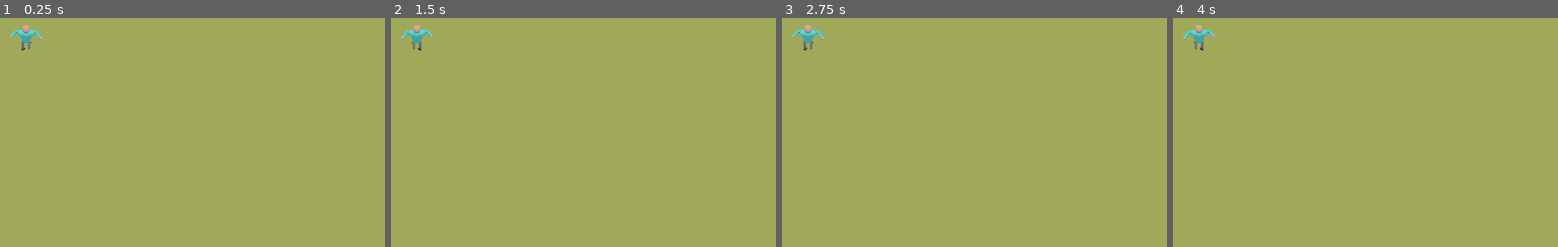
Above: before the commit, frames 1-4 (left to right).
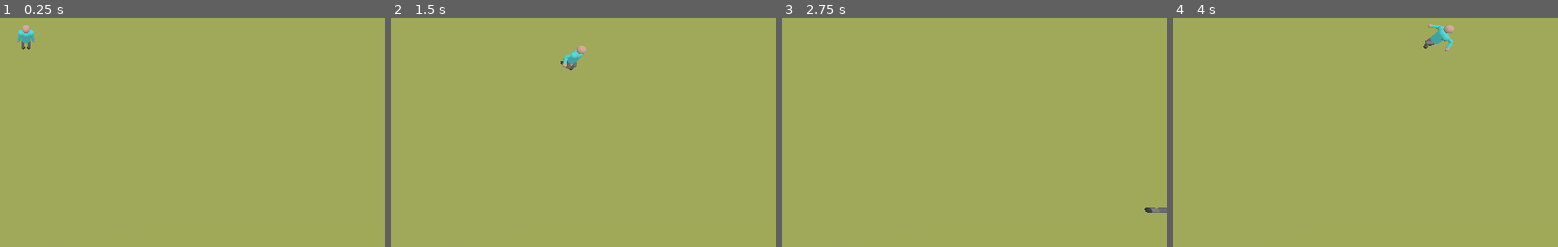
Above: after the commit, the same moments.

Repository: ogilliland/football-game
Game: Godot game, scene res://scenes/game.tscn
Same seed, same stepped clock (60 frames per second), same inputs: the game is played once before the commit and once after it.
Inputs:
- Up to frame 1 (0.25 s): no input
- Up to frame 2 (1.5 s): tap Enter at 0.5 s; hold D (move_right, bound only after the commit) 0.53-1.28 s; hold S (move_down, bound only after the commit) from 1.28 s (still down)
- Up to frame 3 (2.75 s): release S (move_down, bound only after the commit) at 2.03 s; hold D (move_right, bound only after the commit) from 2.03 s (still down)
- Up to frame 4 (4 s): release D (move_right, bound only after the commit) at 2.78 s; hold W (move_up, bound only after the commit) 2.78-3.53 s; hold A (move_left, bound only after the commit) from 3.53 s (still down)

The runs differ from the first frame. In frame 1, 0.1% of the frame differs, in the area x 2-11%, y 5-15%; in frame 2, 0.7%; in frame 3, 0.5%; in frame 4, 0.8%, in the area x 2-74%, y 2-15%.

Commit message:
Add character controller

Diff:
--- a/project.godot
+++ b/project.godot
@@ -22,6 +22,29 @@
 
 theme/use_hidpi=true
 
+[input]
+
+move_up={
+"deadzone": 0.5,
+"events": [ Object(InputEventKey,"resource_local_to_scene":false,"resource_name":"","device":0,"alt":false,"shift":false,"control":false,"meta":false,"command":false,"pressed":false,"scancode":87,"physical_scancode":0,"unicode":0,"echo":false,"script":null)
+ ]
+}
+move_down={
+"deadzone": 0.5,
+"events": [ Object(InputEventKey,"resource_local_to_scene":false,"resource_name":"","device":0,"alt":false,"shift":false,"control":false,"meta":false,"command":false,"pressed":false,"scancode":83,"physical_scancode":0,"unicode":0,"echo":false,"script":null)
+ ]
+}
+move_left={
+"deadzone": 0.5,
+"events": [ Object(InputEventKey,"resource_local_to_scene":false,"resource_name":"","device":0,"alt":false,"shift":false,"control":false,"meta":false,"command":false,"pressed":false,"scancode":65,"physical_scancode":0,"unicode":0,"echo":false,"script":null)
+ ]
+}
+move_right={
+"deadzone": 0.5,
+"events": [ Object(InputEventKey,"resource_local_to_scene":false,"resource_name":"","device":0,"alt":false,"shift":false,"control":false,"meta":false,"command":false,"pressed":false,"scancode":68,"physical_scancode":0,"unicode":0,"echo":false,"script":null)
+ ]
+}
+
 [physics]
 
 common/enable_pause_aware_picking=true
--- a/scenes/character.tscn
+++ b/scenes/character.tscn
@@ -7,6 +7,12 @@
 [ext_resource path="res://animations/raise_arms.tres" type="Animation" id=5]
 [ext_resource path="res://animations/run.tres" type="Animation" id=6]
 [ext_resource path="res://animations/walk.tres" type="Animation" id=7]
+[ext_resource path="res://scripts/character.gd" type="Script" id=8]
+[ext_resource path="res://scripts/character_animation.gd" type="Script" id=9]
+
+[sub_resource type="CapsuleShape" id=32]
+radius = 0.25
+height = 0.75
 
 [sub_resource type="CapsuleMesh" id=5]
 radius = 0.125
@@ -137,7 +143,7 @@
 [sub_resource type="AnimationNodeTimeScale" id=22]
 
 [sub_resource type="AnimationNodeBlendTree" id=14]
-graph_offset = Vector2( -368.943, 50.8877 )
+graph_offset = Vector2( -261.815, 138.038 )
 nodes/blend_arms/node = SubResource( 23 )
 nodes/blend_arms/position = Vector2( 90, 530 )
 nodes/blend_move/node = SubResource( 31 )
@@ -153,7 +159,12 @@
 nodes/time_scale/position = Vector2( 90, 300 )
 node_connections = [ "time_scale", 0, "blend_move", "output", 0, "combine", "combine", 0, "time_scale", "combine", 1, "blend_arms", "blend_arms", 0, "lower_arms", "blend_arms", 1, "raise_arms" ]
 
-[node name="Character" type="Spatial"]
+[node name="Character" type="KinematicBody"]
+script = ExtResource( 8 )
+
+[node name="CollisionShape" type="CollisionShape" parent="."]
+transform = Transform( 1, 0, 0, 0, -4.37114e-08, 1, 0, -1, -4.37114e-08, 0, 0.625, 0 )
+shape = SubResource( 32 )
 
 [node name="Body" type="Spatial" parent="."]
 
@@ -229,7 +240,8 @@
 tree_root = SubResource( 14 )
 anim_player = NodePath("../AnimationPlayer")
 active = true
-parameters/blend_arms/blend_amount = 1.0
-parameters/blend_move/blend_position = 1.0
+parameters/blend_arms/blend_amount = 0.0
+parameters/blend_move/blend_position = -1.0
 parameters/combine/add_amount = 1.0
-parameters/time_scale/scale = 4.0
+parameters/time_scale/scale = 1.0
+script = ExtResource( 9 )
--- /dev/null
+++ b/scripts/character.gd
@@ -0,0 +1,40 @@
+extends KinematicBody
+
+# Constants are defined as accelerations (in m/s^2)
+const ACCEL: float = 60.0
+const FRICTION: float = 8.0
+
+onready var animation_tree = $AnimationTree
+
+var velocity: Vector3
+
+func _physics_process(delta: float) -> void:
+	var direction := Vector3(
+	Input.get_action_strength("move_right") - Input.get_action_strength("move_left"),
+	0,
+	Input.get_action_strength("move_down") - Input.get_action_strength("move_up")
+	).normalized()
+
+	velocity += direction * ACCEL * delta
+	velocity -= velocity * FRICTION * delta
+
+	velocity = move_and_slide(velocity, Vector3.UP)
+	animation_tree.update(velocity.length() / 6.5)
+
+	# Rotate character to face velocity direction
+	if velocity.length() > 0.1:
+		var target = Transform(
+		Vector3(1, 0, 0),
+		Vector3(0, 1, 0),
+		Vector3(0, 0, 1),
+		Vector3(0, 0, 0)
+		)
+		var angle = atan2(velocity.x, velocity.z)
+		target = target.rotated(Vector3.UP, angle)
+
+		# Convert basis to quaternion
+		var a = Quat(transform.basis)
+		var b = Quat(target.basis)
+		# Interpolate using spherical-linear interpolation (SLERP)
+		var c = a.slerp(b, 0.25)
+		transform.basis = Basis(c)
--- /dev/null
+++ b/scripts/character_animation.gd
@@ -0,0 +1,7 @@
+extends AnimationTree
+
+func update(intensity: float) -> void:
+	intensity = clamp(intensity, 0.0, 1.0)
+	set("parameters/blend_move/blend_position", intensity*2.0 - 1.0)
+	set("parameters/time_scale/scale", intensity*3.0 + 1.0)
+	set("parameters/blend_arms/blend_amount", intensity)
Not shown: 1 places in scenes/character.tscn that only renumber resources
